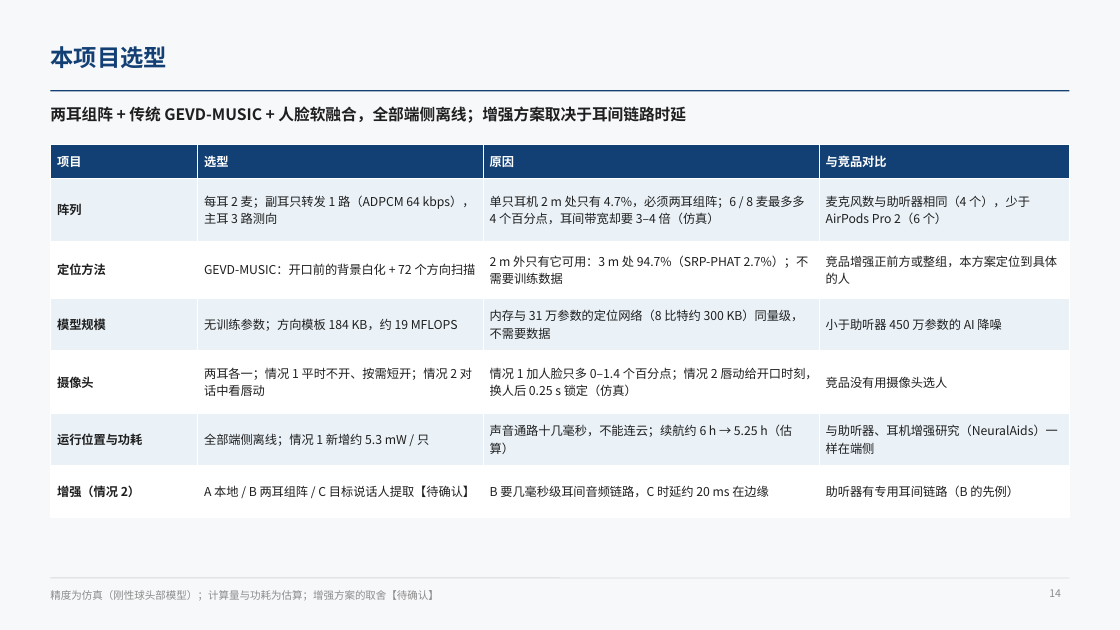
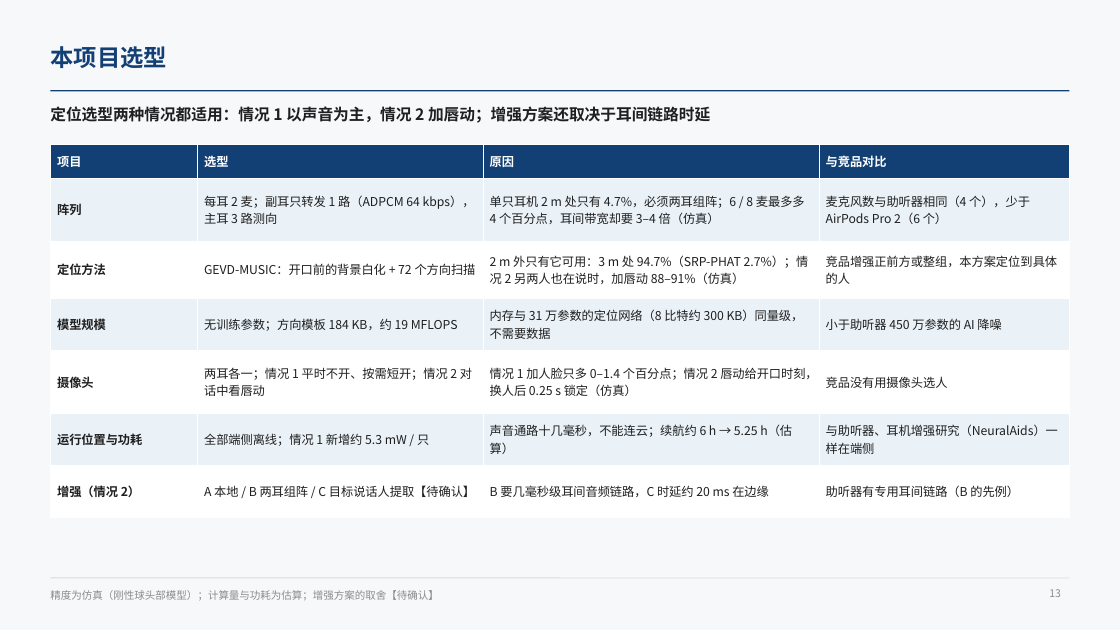
Before and after one commit to ZeroFoxxi/ssl-scene1, a slide deck: slide 13 of 02_耳机声源定位/耳机摄像头听觉辅助_声源定位与波束成形技术总结.pptx (slide 14 before the commit). Drawn at 1120x630 pixels with LibreOffice and Linux fonts; fonts in the diff are those of the drawing. Boxes give left, top, right and bottom in pixels: in the first picture for what was removed or moved away, otherwise in the second. Text is boxed around its words. In the diff, an @@ line names an element or a change of style, - is before the commit and + after.

```diff
--- a/02_耳机声源定位/耳机摄像头听觉辅助_声源定位与波束成形技术总结.pptx
+++ b/02_耳机声源定位/耳机摄像头听觉辅助_声源定位与波束成形技术总结.pptx
@@ text at (50,106,710,123): text changed @@
-两耳组阵 + 传统 GEVD-MUSIC + 人脸软融合，全部端侧离线；增强方案取决于耳间链路时延
+定位选型两种情况都适用：情况 1 以声音为主，情况 2 加唇动；增强方案还取决于耳间链路时延
@@ table at (50,145,1070,501) @@
-row 3, column 3: 2 m 外只有它可用：3 m 处 94.7%（SRP-PHAT 2.7%）；不需要训练数据
+row 3, column 3: 2 m 外只有它可用：3 m 处 94.7%（SRP-PHAT 2.7%）；情况 2 另两人也在说时，加唇动 88–91%（仿真）
@@ page number at (1049,589,1061,597): text changed @@
-14
+13
```
Also in this commit, not shown: 8 other slides changed, 2 other files.
